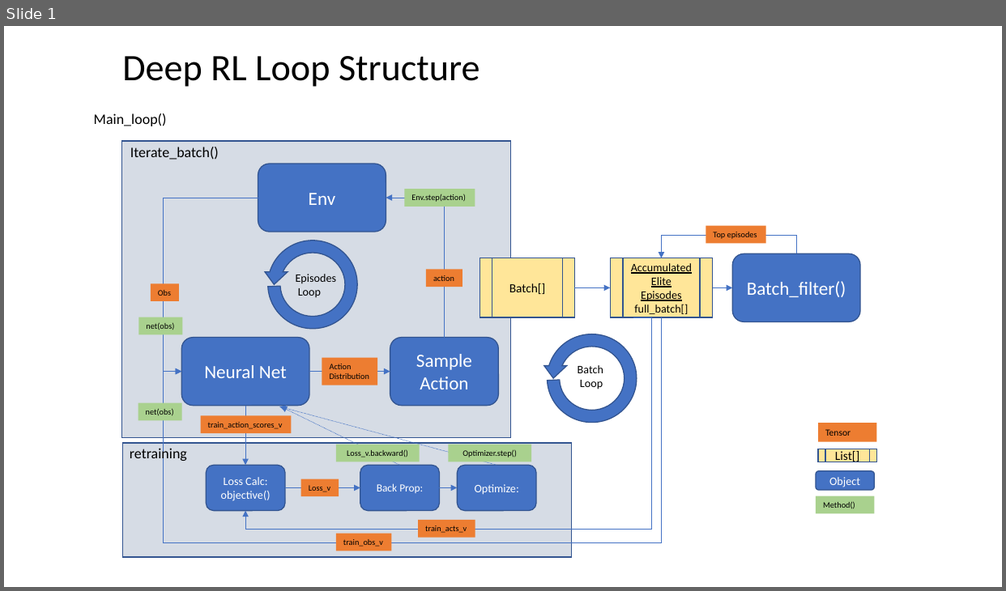
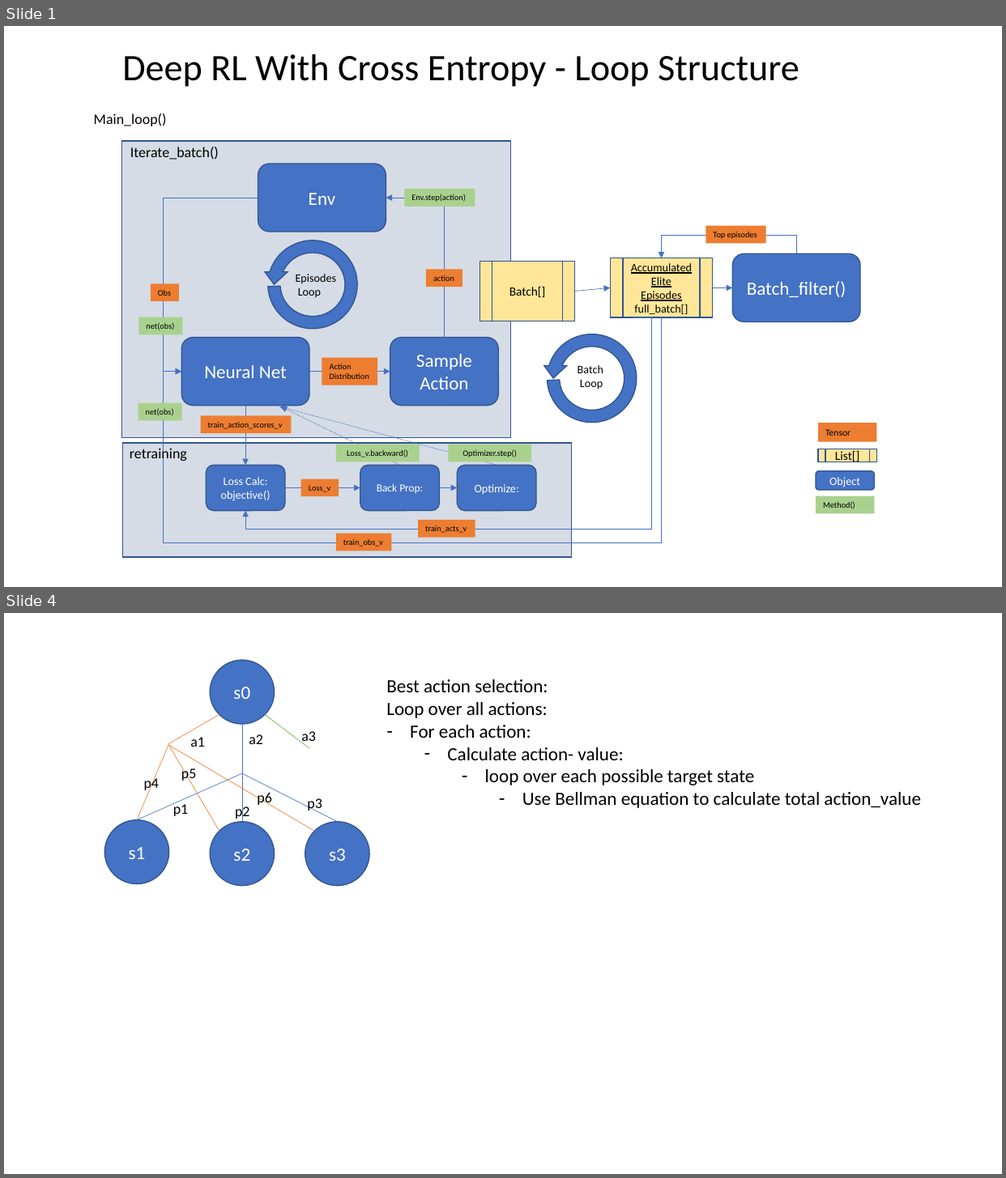
Before and after one commit to ilanreiter/DeepRL, a slide deck: Deep-Reinforcement-Learning-Hands-On-master/RL Data Flow v1.pptx. Shown one above the other, each under a label of ours: slide 1 before the commit, slides 1 and 4 after it; the slides between them are not shown. The pictures are 1006x591 and 1006x1178 pixels, drawn with LibreOffice and Linux fonts; fonts in the diff are those of the drawing. Boxes give left, top, right and bottom in pixels: in the first picture for what was removed or moved away, otherwise in the second. Text is boxed around its words. In the diff, an @@ line names an element or a change of style, - is before the commit and + after.

```diff
--- a/Deep-Reinforcement-Learning-Hands-On-master/RL Data Flow v1.pptx
+++ b/Deep-Reinforcement-Learning-Hands-On-master/RL Data Flow v1.pptx
@@ slide 4 added at (4, 613, 1002, 1174), background #FFFFFF @@
@@ ellipse added at (210, 660, 275, 725), fill #4472C4, outline #325491 1 pt, 18 pt, text #FFFFFF @@
+s0
@@ text added at (386, 679, 921, 808), 18 pt, text #000000 @@
+Best action selection:
+Loop over all actions:
+– For each action:
+  – Calculate action- value:
+    – loop over each possible target state
+      – Use Bellman equation to calculate total action_value
@@ line added from (219, 715) to (169, 743), #ED7D31 0.5 pt @@
@@ line added from (242, 724) to (242, 822), #4472C4 0.5 pt @@
@@ line added from (266, 715) to (309, 748), #70AD47 0.5 pt @@
@@ text added at (301, 731, 316, 745), 14 pt, text #000000 @@
+a3
@@ line added from (169, 743) to (137, 820), #ED7D31 0.5 pt @@
@@ line added from (168, 746) to (219, 831), #ED7D31 0.5 pt @@
@@ line added from (168, 746) to (315, 831), #ED7D31 0.5 pt @@
@@ text added at (190, 737, 205, 747), 14 pt, text #000000 @@
+a1
@@ text added at (249, 735, 263, 744), 14 pt, text #000000 @@
+a2
@@ line added from (242, 773) to (137, 820), #4472C4 0.5 pt @@
@@ text added at (144, 776, 160, 792), 14 pt, text #000000 @@
+p4
@@ text added at (181, 767, 197, 783), 14 pt, text #000000 @@
+p5
@@ line added from (242, 773) to (337, 822), #4472C4 0.5 pt @@
@@ text added at (173, 802, 189, 816), 14 pt, text #000000 @@
+p1
@@ text added at (235, 805, 250, 821), 14 pt, text #000000 @@
+p2
@@ text added at (257, 793, 272, 807), 14 pt, text #000000 @@
+p6
@@ text added at (307, 798, 322, 812), 14 pt, text #000000 @@
+p3
@@ ellipse added at (104, 820, 168, 884), fill #4472C4, outline #325491 1 pt, 18 pt, text #FFFFFF @@
+s1
@@ ellipse added at (210, 822, 275, 886), fill #4472C4, outline #325491 1 pt, 18 pt, text #FFFFFF @@
+s2
@@ ellipse added at (305, 822, 369, 886), fill #4472C4, outline #325491 1 pt, 18 pt, text #FFFFFF @@
+s3
@@ slide 1 changed as well @@
@@ text at (122, 54, 799, 87): text changed @@
-Deep RL Loop Structure
+Deep RL With Cross Entropy - Loop Structure
@@ flow chart predefined process "Batch[]": place and size @@
-flow chart predefined process "Batch[]" at (480, 258, 574, 318)
+flow chart predefined process "Batch[]" at (480, 262, 574, 321)
@@ arrow moved from (574, 288) - (611, 288) to (574, 291) - (611, 288) @@
```
Also in this commit, not shown: 6 other slides added, 11 other files.
